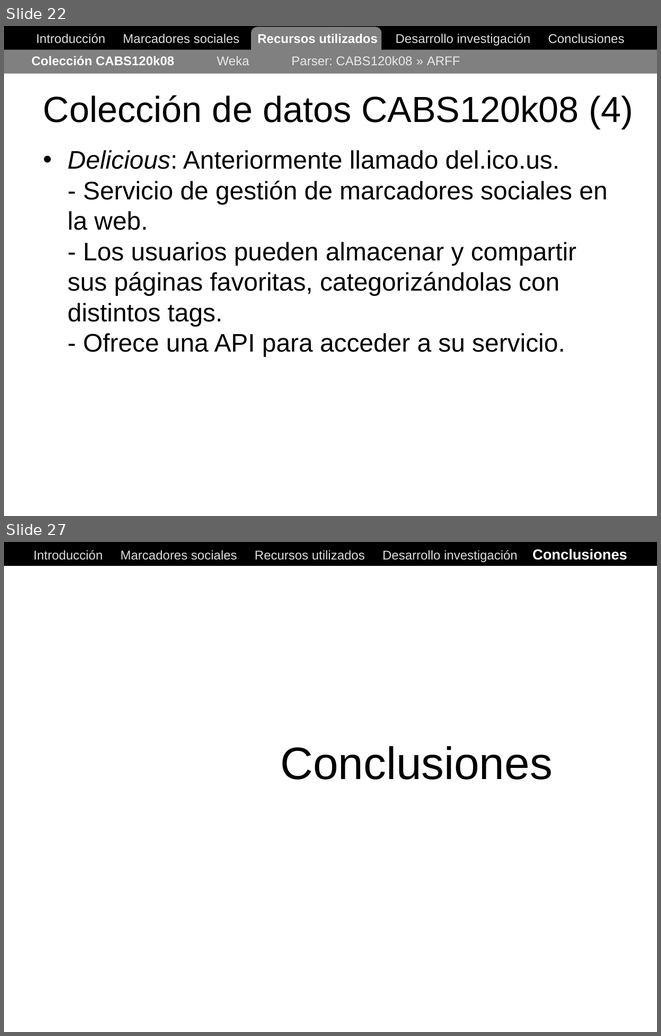
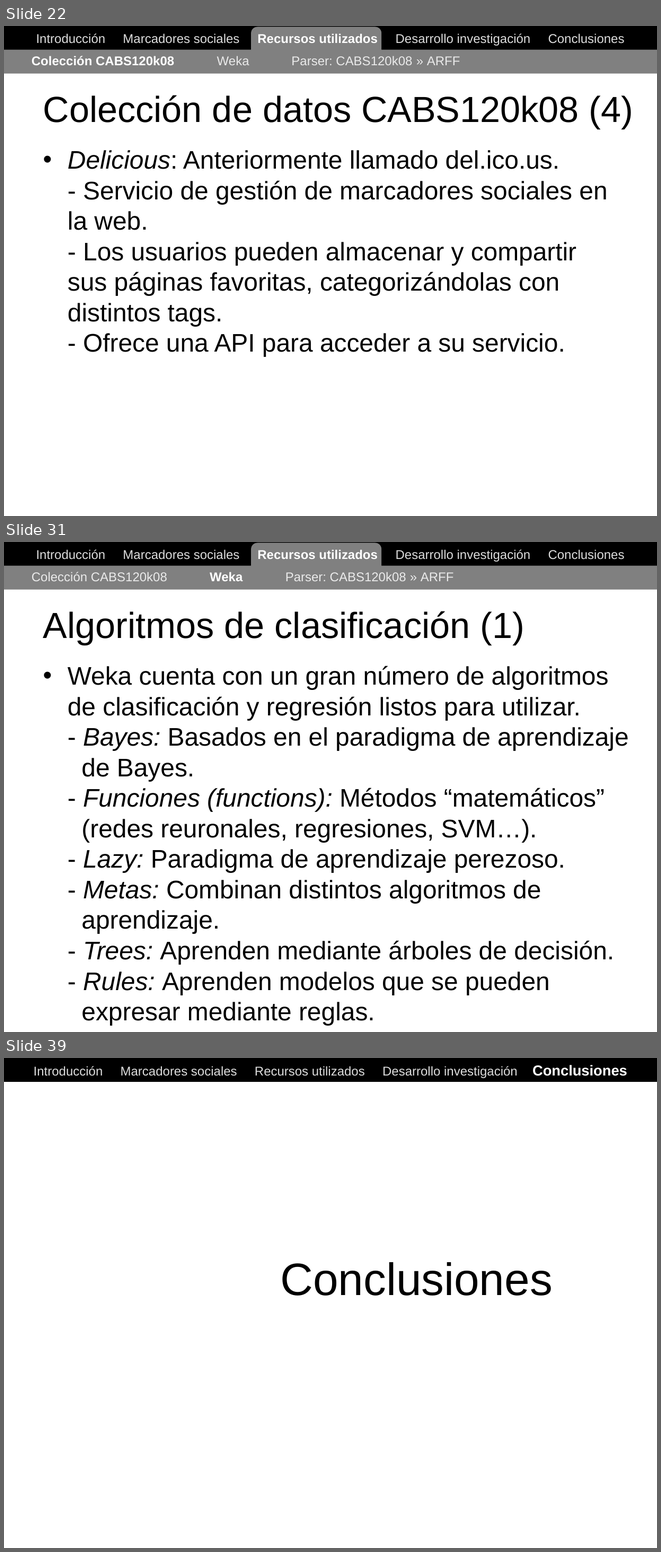
Before and after one commit to ak907kenai/nicotournetesis, a slide deck: docs_trunk/Nicolás Tourné - Presentación Tesis (v1).ppt. Shown one above the other, each under a label of ours: slides 22 and 27 before the commit, slides 22, 31 and 39 after it; the slides between them are not shown. The pictures are 661x1036 and 661x1552 pixels, drawn with LibreOffice and Linux fonts; fonts in the diff are those of the drawing. Boxes give left, top, right and bottom in pixels: in the first picture for what was removed or moved away, otherwise in the second. Text is boxed around its words. In the diff, an @@ line names an element or a change of style, - is before the commit and + after.

```diff
--- a/docs_trunk/Nicolás Tourné - Presentación Tesis (v1).ppt
+++ b/docs_trunk/Nicolás Tourné - Presentación Tesis (v1).ppt
@@ slide 31 added at <box>4,542,657,1032</box>, background #FFFFFF @@
@@ rectangle added at <box>4,542,657,565</box>, fill #000000, outline #000000 0.74 pt @@
@@ text added at <box>36,549,625,562</box>, 14 pt, text #DDDDDD @@
+Introducción Marcadores sociales Recursos utilizados Desarrollo investigación Conclusiones
@@ rounded rectangle added at <box>251,543,381,581</box>, fill #808080 @@
@@ rectangle added at <box>4,565,657,589</box>, fill #808080 @@
@@ text added at <box>32,572,454,581</box>, 14 pt, text #EAEAEA @@
+Colección CABS120k08 Weka Parser: CABS120k08 » ARFF
@@ title added at <box>43,611,524,645</box>, 40 pt, text #000000 @@
+Algoritmos de clasificación (1)
@@ text added at <box>68,665,629,1025</box>, 28 pt, text #000000 @@
+• Weka cuenta con un gran número de algoritmos de clasificación y regresión listos para utilizar.
+  - Bayes: Basados en el paradigma de aprendizaje
+  de Bayes.
+  - Funciones (functions): Métodos “matemáticos”
+  (redes reuronales, regresiones, SVM…).
+  - Lazy: Paradigma de aprendizaje perezoso.
+  - Metas: Combinan distintos algoritmos de
+  aprendizaje.
+  - Trees: Aprenden mediante árboles de decisión.
+  - Rules: Aprenden modelos que se pueden
+  expresar mediante reglas.
@@ what was slide 27 is now slide 39 @@
```
Also in this commit, not shown: 4 slides changed, 11 other slides added.
